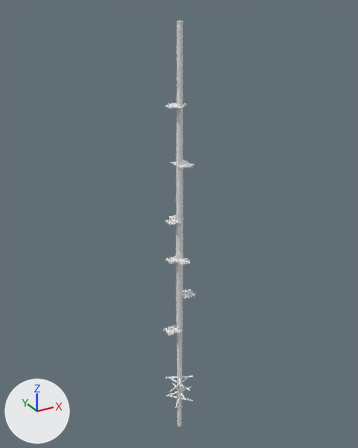
Before and after pictures for a commit that changed the FBX model Assets/models/trees/yggdrasil.fbx.
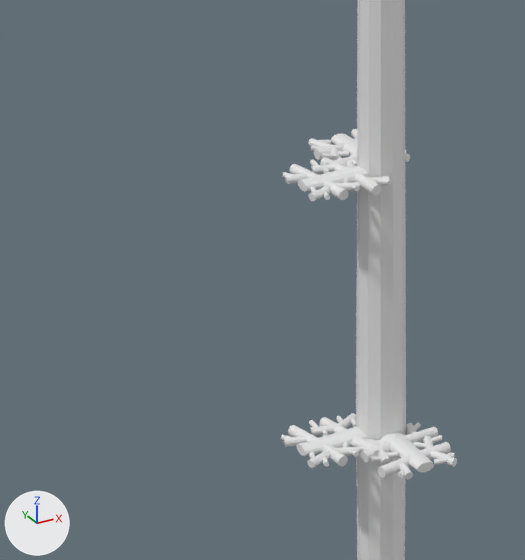
Each version is shown whole from a 50 mm lens placed at (-154.6, -280.2, 327.9), pointed at (4.6, 9.3, 183.2), then close up on the part from 35% to 56% of the width and 44% to 62% of the height. Every picture has the same lights, and +X, +Y and +Z are marked at lower left. Where no turn or scale is listed for an object, it has been applied to the vertices.
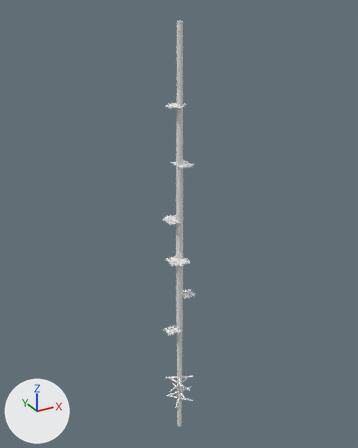
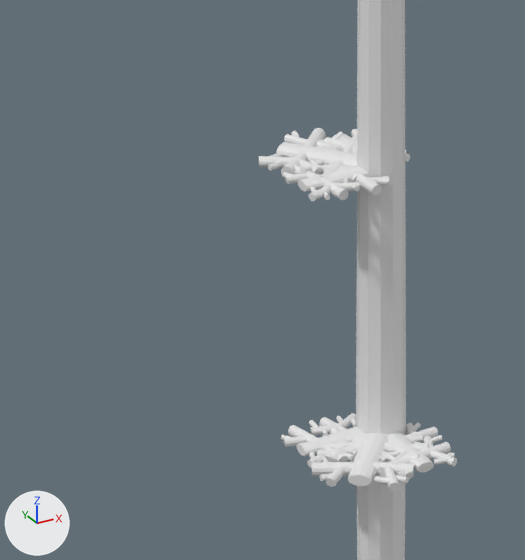
The edits, one by one:
Mesh me_cylinder_035 is new.
It has 504 vertices, 294 faces and spans x -10.25..3.29, y -1.68..12.17, z -1.0..1.0.
Mesh me_cylinder_034 is new.
It has 504 vertices, 294 faces and spans x -10.74..2.74, y -11.77..2.07, z -1.0..1.0.
Object 'Cylinder.034' (ob_cylinder_034) is new; it shows me_cylinder_035.
Its location is (0.0, 0.0, 190.4).
Object 'Cylinder.033' (ob_cylinder_033) is new; it shows me_cylinder_034.
Its location is (0.0, 0.0, 160.6).

Pixel boxes (x1, y1, x2, y2) of what changed, in the close-ups (525 x 560 px):
'Cylinder.033', added: after (311, 427, 429, 492)
'Cylinder.034', added: after (259, 128, 358, 182)
